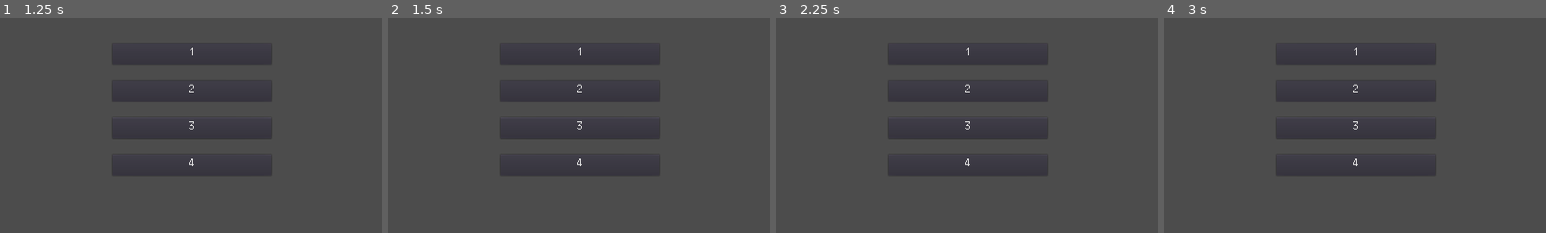
Above: before the commit, frames 1-4 (left to right).
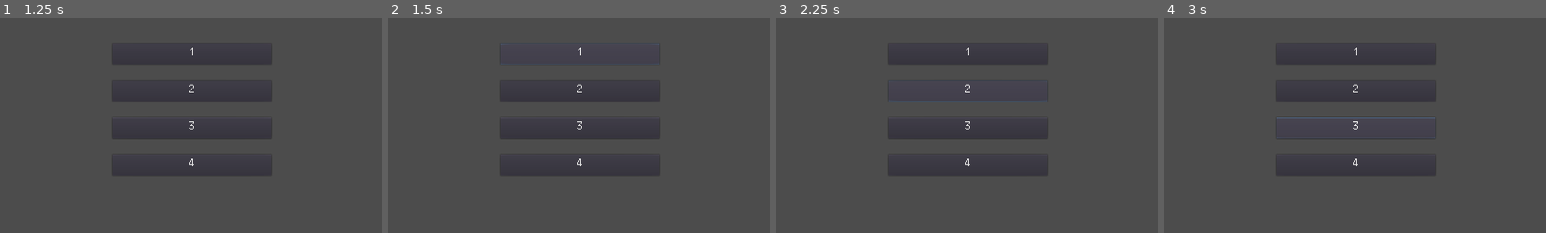
Above: after the commit, the same moments.

Repository: Bmoel/GMTK-2023
Game: Godot game, scene res://Scenes/MainMenu/main_menu.tscn
Same seed, same stepped clock (60 frames per second), same inputs: the game is played once before the commit and once after it.
Inputs:
- Up to frame 1 (1.25 s): click "Start" at 0.5 s
- Up to frame 2 (1.5 s): click "1" at 1.25 s
- Up to frame 3 (2.25 s): click "2" at 2 s
- Up to frame 4 (3 s): click "3" at 2.75 s
The pictures show only the part of the screen within x 25-75%, y 0-50%; the shares and areas given below are measured in that part.

Frame 1 is identical in both runs. In frame 2, 0.2% of the frame differs, in the area x 29-71%, y 12-22%; in frame 3, 0.2%; in frame 4, 0.2%, in the area x 29-71%, y 46-56%.

Commit message:
button resizing plus not clickable fix

Diff:
--- a/game/Scenes/Executive/DecisionButtons.gd
+++ b/game/Scenes/Executive/DecisionButtons.gd
@@ -1,4 +1,6 @@
 extends VBoxContainer
+
+signal recenter_buttons(width)
 
 var _buttons:Array = [] #holds all button objects
 
@@ -21,6 +23,12 @@
 			continue
 		b_obj.text = texts[inc]
 		inc += 1
+
+#Changes the widths of ALL buttons
+#recentered back inside of Executive.gd
+func changeButtonWidths(width: int):
+	rect_size.x = width
+	emit_signal("recenter_buttons", width)
 
 #Hide button you want
 #NOTE: You enter 1-4, it will subtract 1 for you
--- a/game/Scenes/Executive/Executive.gd
+++ b/game/Scenes/Executive/Executive.gd
@@ -5,8 +5,11 @@
 
 # Called when the node enters the scene tree for the first time.
 func _ready():
+	# warning-ignore:return_value_discarded
+	$ButtonLayer/DecisionButtons.connect("recenter_buttons", self, "_recenter_buttons")
 	initializeCharacters()
 	playGame()
+
 
 """
 /*
@@ -121,3 +124,6 @@
 		responseDict["r1a"] = ["What guy?", "d2b", []]
 		responseDict["r1c"] = ["Why don't you go ahead and tell it again.", "d2c", []]
 	return [dialogueDict, responseDict]
+
+func _recenter_buttons(width:int):
+	$ButtonLayer/DecisionButtons.rect_position.x = get_viewport_rect().size.x / 2 - (width/2)
--- a/game/Scenes/Executive/Executive.tscn
+++ b/game/Scenes/Executive/Executive.tscn
@@ -26,7 +26,9 @@
 anchor_bottom = 1.0
 script = ExtResource( 1 )
 
-[node name="DecisionButtons" type="VBoxContainer" parent="."]
+[node name="ButtonLayer" type="CanvasLayer" parent="."]
+
+[node name="DecisionButtons" type="VBoxContainer" parent="ButtonLayer"]
 anchor_left = 0.5
 anchor_right = 0.5
 margin_left = -200.0
@@ -36,10 +38,9 @@
 grow_horizontal = 2
 grow_vertical = 2
 custom_constants/separation = 40
-alignment = 1
 script = ExtResource( 2 )
 
-[node name="b1" type="Button" parent="DecisionButtons"]
+[node name="b1" type="Button" parent="ButtonLayer/DecisionButtons"]
 margin_right = 400.0
 margin_bottom = 53.0
 grow_horizontal = 2
@@ -50,7 +51,7 @@
 custom_fonts/font = SubResource( 1 )
 text = "Option 1"
 
-[node name="b2" type="Button" parent="DecisionButtons"]
+[node name="b2" type="Button" parent="ButtonLayer/DecisionButtons"]
 margin_top = 93.0
 margin_right = 400.0
 margin_bottom = 146.0
@@ -61,7 +62,7 @@
 custom_fonts/font = SubResource( 2 )
 text = "Option 2"
 
-[node name="b3" type="Button" parent="DecisionButtons"]
+[node name="b3" type="Button" parent="ButtonLayer/DecisionButtons"]
 margin_top = 186.0
 margin_right = 400.0
 margin_bottom = 239.0
@@ -72,7 +73,7 @@
 custom_fonts/font = SubResource( 3 )
 text = "Option 3"
 
-[node name="b4" type="Button" parent="DecisionButtons"]
+[node name="b4" type="Button" parent="ButtonLayer/DecisionButtons"]
 margin_top = 279.0
 margin_right = 400.0
 margin_bottom = 332.0
@@ -86,7 +87,7 @@
 
 [node name="textBox" parent="." instance=ExtResource( 4 )]
 
-[connection signal="pressed" from="DecisionButtons/b1" to="DecisionButtons" method="_on_b1_pressed"]
-[connection signal="pressed" from="DecisionButtons/b2" to="DecisionButtons" method="_on_b2_pressed"]
-[connection signal="pressed" from="DecisionButtons/b3" to="DecisionButtons" method="_on_b3_pressed"]
-[connection signal="pressed" from="DecisionButtons/b4" to="DecisionButtons" method="_on_b4_pressed"]
+[connection signal="pressed" from="ButtonLayer/DecisionButtons/b1" to="ButtonLayer/DecisionButtons" method="_on_b1_pressed"]
+[connection signal="pressed" from="ButtonLayer/DecisionButtons/b2" to="ButtonLayer/DecisionButtons" method="_on_b2_pressed"]
+[connection signal="pressed" from="ButtonLayer/DecisionButtons/b3" to="ButtonLayer/DecisionButtons" method="_on_b3_pressed"]
+[connection signal="pressed" from="ButtonLayer/DecisionButtons/b4" to="ButtonLayer/DecisionButtons" method="_on_b4_pressed"]
